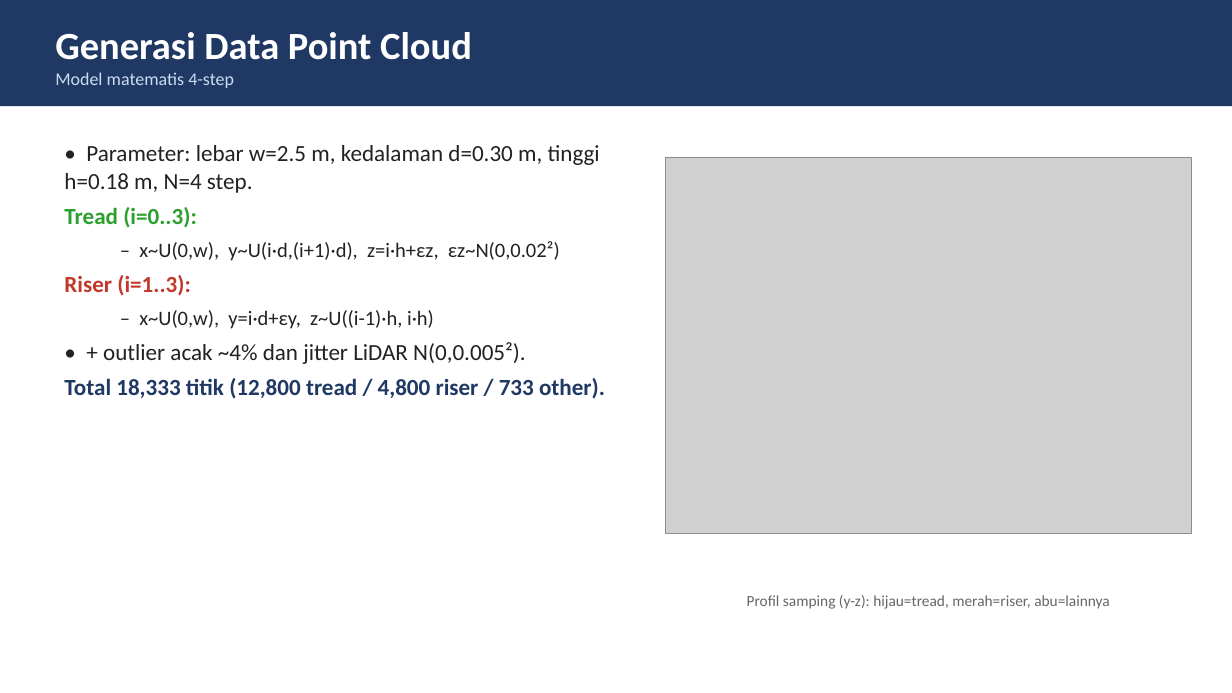
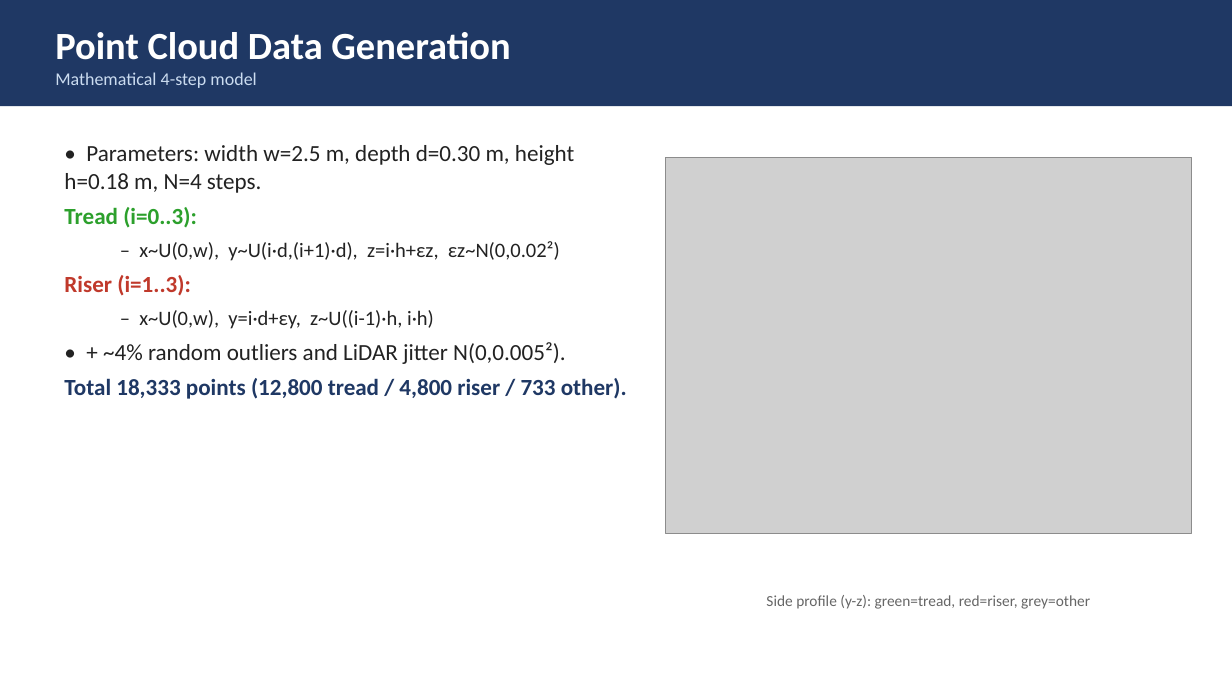
Before and after one commit to riyadh-gif/UAS-citraPraktikum-PakNando, a slide deck: slide 3 of slides/presentasi.pptx. Drawn at 1232x693 pixels with LibreOffice and Linux fonts; fonts in the diff are those of the drawing; grey boxes stand for pictures. Boxes give left, top, right and bottom in pixels: in the first picture for what was removed or moved away, otherwise in the second. Text is boxed around its words. In the diff, an @@ line names an element or a change of style, - is before the commit and + after.

```diff
--- a/slides/presentasi.pptx
+++ b/slides/presentasi.pptx
@@ text at (x1=55, y1=32, x2=510, y2=88): text changed @@
-Generasi Data Point Cloud
-Model matematis 4-step
+Point Cloud Data Generation
+Mathematical 4-step model
@@ text at (x1=64, y1=145, x2=574, y2=193): text changed @@
-• Parameter: lebar w=2.5 m, kedalaman d=0.30 m, tinggi h=0.18 m, N=4 step.
+• Parameters: width w=2.5 m, depth d=0.30 m, height h=0.18 m, N=4 steps.
@@ text at (x1=64, y1=342, x2=627, y2=399): text changed @@
-• + outlier acak ~4% dan jitter LiDAR N(0,0.005²).
-Total 18,333 titik (12,800 tread / 4,800 riser / 733 other).
+• + ~4% random outliers and LiDAR jitter N(0,0.005²).
+Total 18,333 points (12,800 tread / 4,800 riser / 733 other).
@@ text at (x1=766, y1=595, x2=1090, y2=609): text changed @@
-Profil samping (y-z): hijau=tread, merah=riser, abu=lainnya
+Side profile (y-z): green=tread, red=riser, grey=other
```
Also in this commit, not shown: 8 other slides changed, 2 other files.
